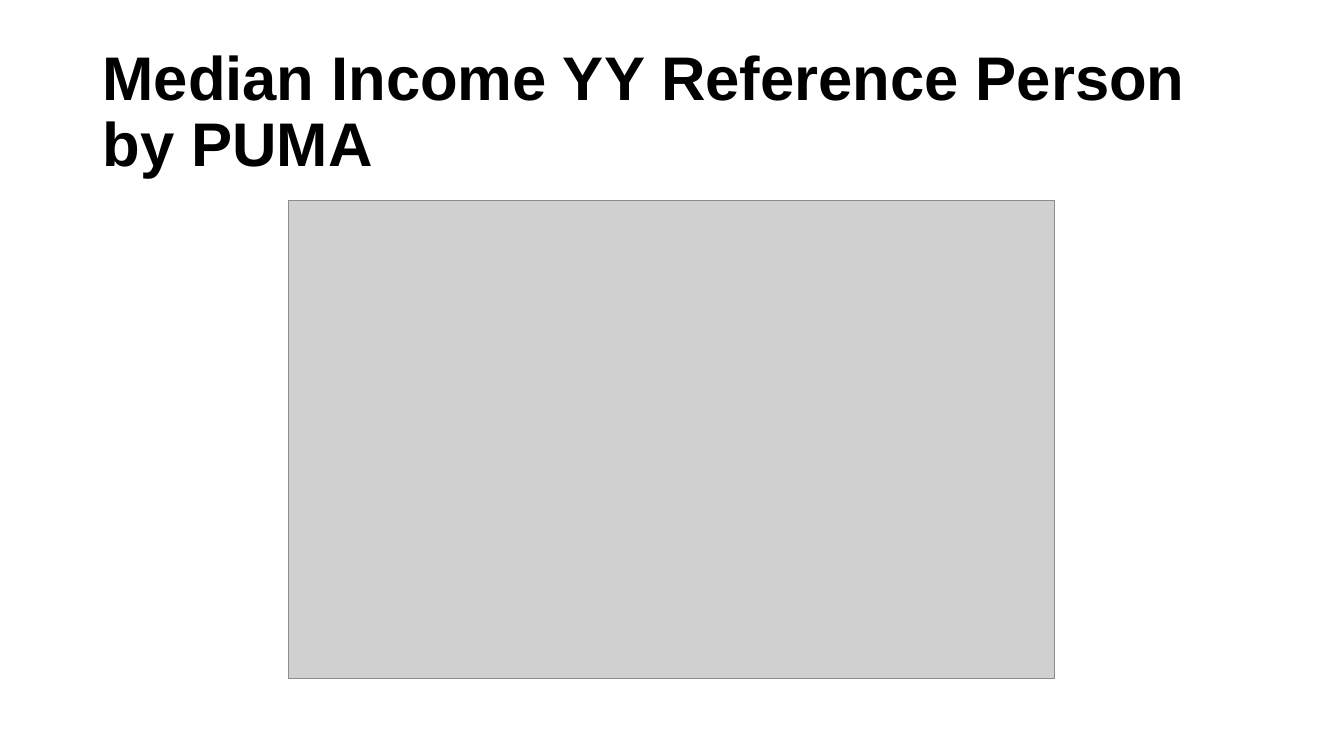
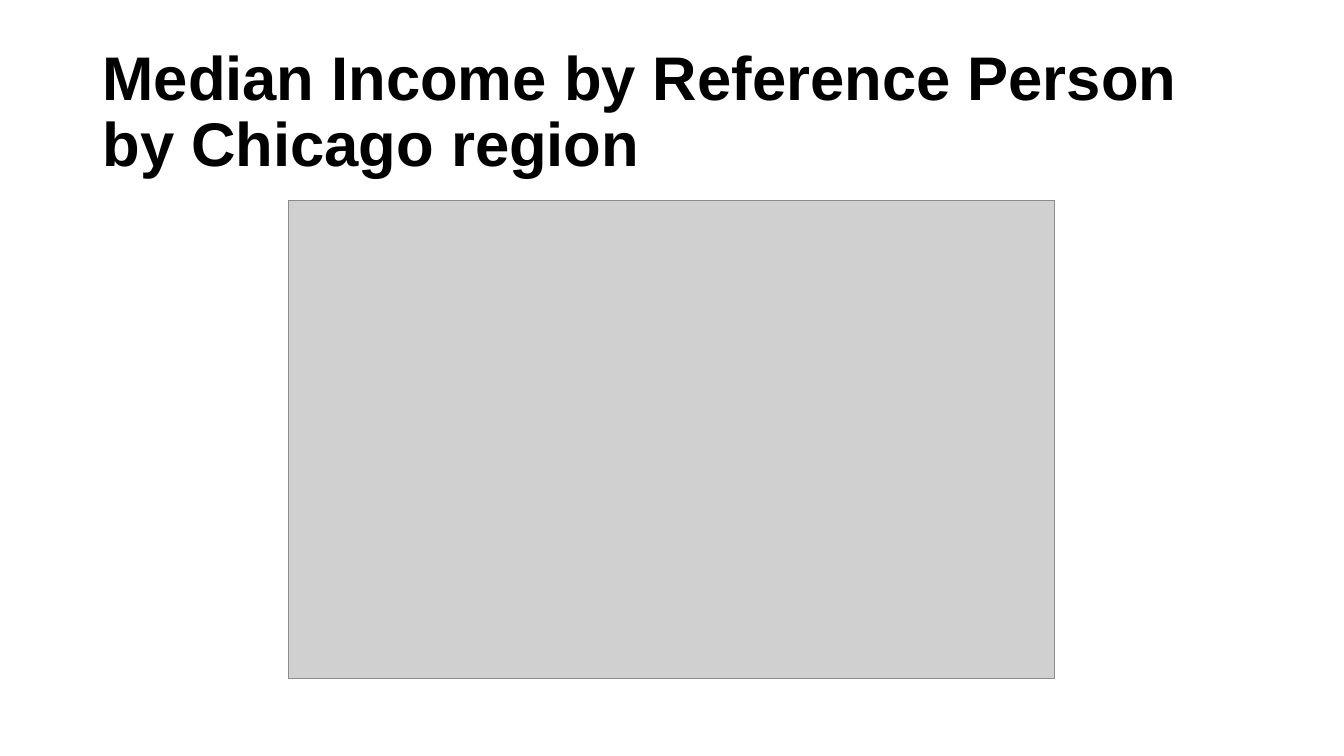
Before and after one commit to ucdiegorubi/oy_census_analysis, a slide deck: slide 19 of create_powerpoint/household_structure_estimates.pptx (slide 18 before the commit). Drawn at 1344x756 pixels with LibreOffice and Linux fonts; fonts in the diff are those of the drawing; grey boxes stand for pictures; background and template pictures are left out. Boxes give left, top, right and bottom in pixels: in the first picture for what was removed or moved away, otherwise in the second. Text is boxed around its words. In the diff, an @@ line names an element or a change of style, - is before the commit and + after.

```diff
--- a/create_powerpoint/household_structure_estimates.pptx
+++ b/create_powerpoint/household_structure_estimates.pptx
@@ title at <box>102,55,1177,178</box>: text changed @@
-Median Income YY Reference Person by PUMA
+Median Income by Reference Person by Chicago region
```
Also in this commit, not shown: 7 other slides changed, 5 other files.
